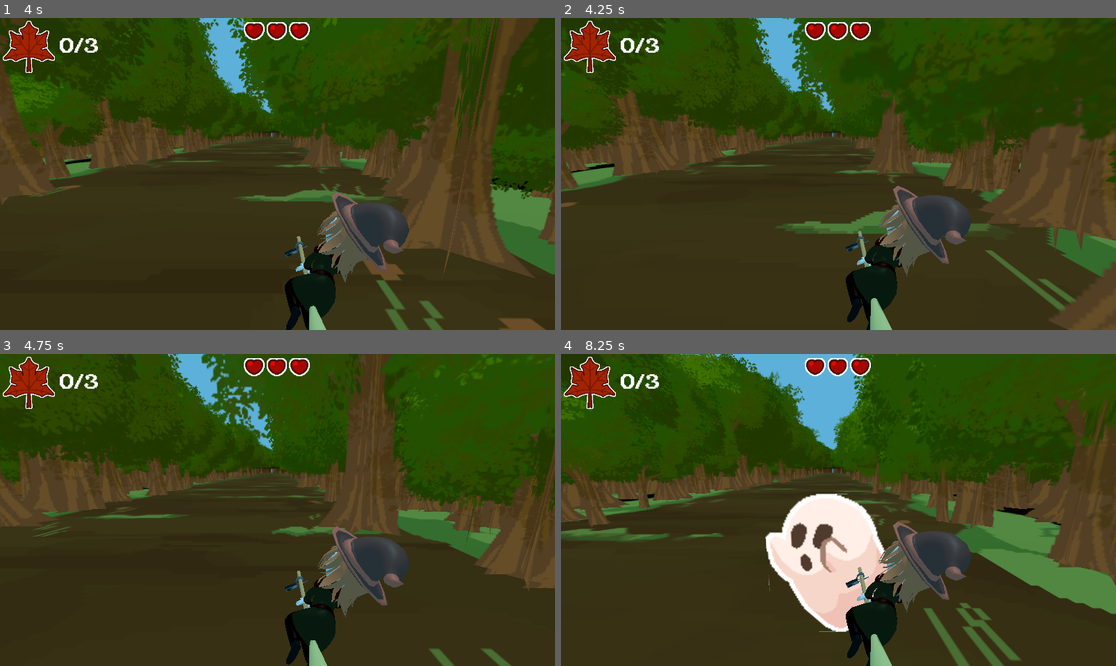
Above: before the commit, frames 1-4 (two rows, left to right).
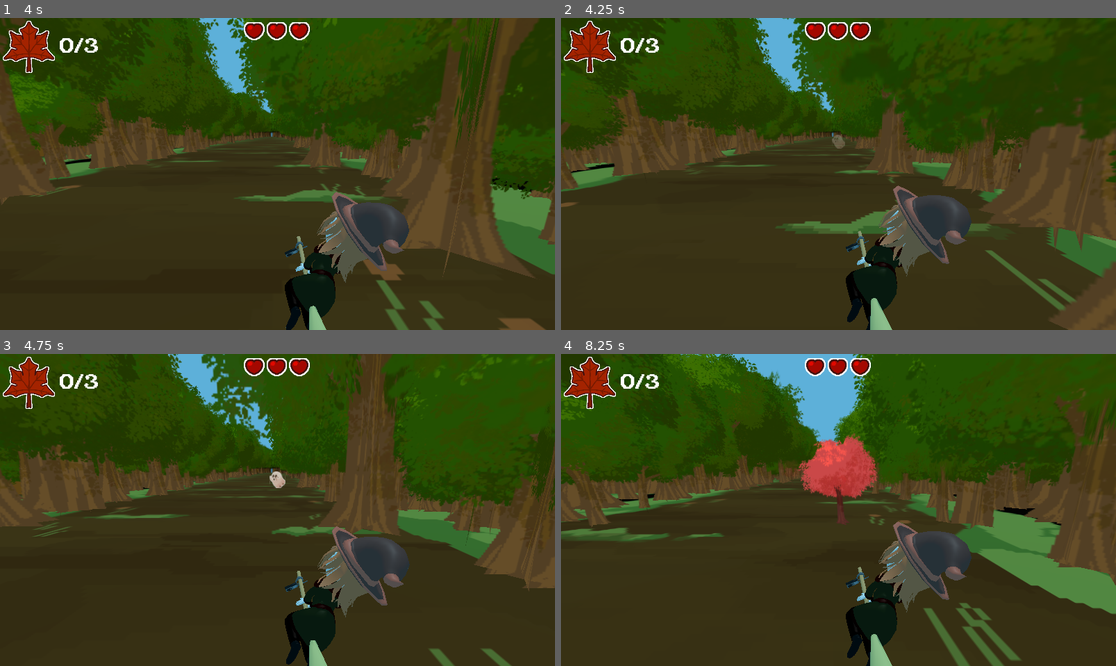
Above: after the commit, the same moments.

Repository: wewewer123/Cozy-Chaos-Fall-2025
Game: Godot game, scene res://scenes/game/GameHolder.tscn
Same seed, same stepped clock (60 frames per second), same inputs: the game is played once before the commit and once after it.
Inputs (mouse positions are in pixels of both pictures, inside the frame that each line leads up to):
- Up to frame 1 (4 s): click "start" at 0.5 s; click "start" at 1.25 s; tap Enter at 2 s; move the mouse to (399, 158) at 2.02 s; hold D (right) 2.03-2.78 s; tap T at 2.1 s; click (399, 158) at 2.17 s; move the mouse to (166, 189) at 2.77 s; hold A (left) 2.78-3.53 s; tap Y at 2.85 s; move the mouse to (333, 105) at 3.52 s; hold D (right) from 3.53 s (still down); tap Tab at 3.6 s
- Up to frame 2 (4.25 s): keep holding D (right)
- Up to frame 3 (4.75 s): keep holding D (right); move the mouse to (249, 572) at 4.27 s; tap T at 4.35 s; click (249, 572) at 4.42 s
- Up to frame 4 (8.25 s): move the mouse to (1005, 556) at 5.02 s; release D (right) at 5.03 s; hold A (left) 5.03-7.28 s; tap one key every 0.75 s from 5.1 s: Y Tab T Y Tab; move the mouse to (672, 463) at 5.77 s; move the mouse to (866, 510) at 6.52 s; click (866, 510) at 6.67 s; move the mouse to (755, 432) at 7.27 s; hold D (right) from 7.28 s (still down); move the mouse to (960, 494) at 8.02 s

Frame 1 is identical in both runs. In frame 2, less than 0.1% of the frame differs, in the area x 48-52%, y 37-42%; in frame 3, 0.1%; in frame 4, 8.0%, in the area x 36-62%, y 25-90%.

Commit message:
Added death sound

Diff:
--- a/scenes/player/witch_audio_manager.tscn
+++ b/scenes/player/witch_audio_manager.tscn
@@ -9,6 +9,7 @@
 [ext_resource type="AudioStream" uid="uid://c8ehtn3cggfgy" path="res://assets/audio/sounds/sound effect ojpe/pick up heart.mp3" id="6_pbdrm"]
 [ext_resource type="AudioStream" uid="uid://d8xihgo4tfgn" path="res://assets/audio/sounds/sound effect ojpe/1 health left.mp3" id="7_0o3r1"]
 [ext_resource type="AudioStream" uid="uid://bwxhgiv6egt85" path="res://assets/audio/sounds/sound effect ojpe/player heal.mp3" id="8_pbdrm"]
+[ext_resource type="AudioStream" uid="uid://cr0w30lmyp5em" path="res://assets/audio/sounds/witch/player-death-louder2.mp3" id="10_wpnni"]
 
 [node name="WitchAudioManager" type="Node2D"]
 script = ExtResource("1_y6na0")
@@ -20,6 +21,7 @@
 pickUpHeartSound = ExtResource("6_pbdrm")
 oneHeartLeftSound = ExtResource("7_0o3r1")
 playerHealSound = ExtResource("8_pbdrm")
+playerDeathSound = ExtResource("10_wpnni")
 
 [node name="Audio 1" type="AudioStreamPlayer2D" parent="."]
 volume_db = -10.0
--- a/scripts/game/globals.gd
+++ b/scripts/game/globals.gd
@@ -7,9 +7,9 @@
 
 var LANE_SPAWN_TIMERS := {
 	GameManager.game_states.LEVEL1: 1.0 * SPAWN_DIFFICULTY_MULTIPLAYER,
-	GameManager.game_states.LEVEL2: 0.85 * SPAWN_DIFFICULTY_MULTIPLAYER,
-	GameManager.game_states.LEVEL3: 0.7 * SPAWN_DIFFICULTY_MULTIPLAYER,
-	GameManager.game_states.LEVEL4: 0.5 * SPAWN_DIFFICULTY_MULTIPLAYER
+	GameManager.game_states.LEVEL2: 0.7 * SPAWN_DIFFICULTY_MULTIPLAYER,
+	GameManager.game_states.LEVEL3: 0.5 * SPAWN_DIFFICULTY_MULTIPLAYER,
+	GameManager.game_states.LEVEL4: 0.3 * SPAWN_DIFFICULTY_MULTIPLAYER
 }
 
 var object_spawn_distance:float = 60
--- a/scripts/player/player.gd
+++ b/scripts/player/player.gd
@@ -69,5 +69,6 @@
 	if(curr_health > 0):
 		health_changed.emit(value)
 	else:
+		witch_audio_manager.playDeathSound()
 		player_died.emit()
 		GameManager.on_player_death()
--- a/scripts/player/witch_sound_manager.gd
+++ b/scripts/player/witch_sound_manager.gd
@@ -14,6 +14,7 @@
 @export var pickUpHeartSound : AudioStream
 @export var oneHeartLeftSound : AudioStream
 @export var playerHealSound : AudioStream
+@export var playerDeathSound : AudioStream
 
 func _ready() -> void:
 	audioPlayers = get_children()
@@ -42,6 +43,9 @@
 func playOnHealthLeftSound() -> void:
 	_playStream(oneHeartLeftSound)
 
+func playDeathSound() -> void:
+	_playStream(playerDeathSound)
+
 func _playStream(nextStream: AudioStream) -> void:
 	audioPlayers[currentPlayerIndex].stream = nextStream
 	audioPlayers[currentPlayerIndex].play()
Not shown, added: assets/audio/sounds/witch/player-death-louder.mp3.import
Not shown, added: assets/audio/sounds/witch/player-death-louder2.mp3.import
Not shown, added: assets/audio/sounds/witch/player-death.mp3.import
Not shown: 1 places in scenes/player/witch_audio_manager.tscn that only renumber resources
Not shown, added: assets/audio/sounds/witch/player-death-louder.mp3
Not shown, added: assets/audio/sounds/witch/player-death-louder2.mp3
Not shown, added: assets/audio/sounds/witch/player-death.mp3
